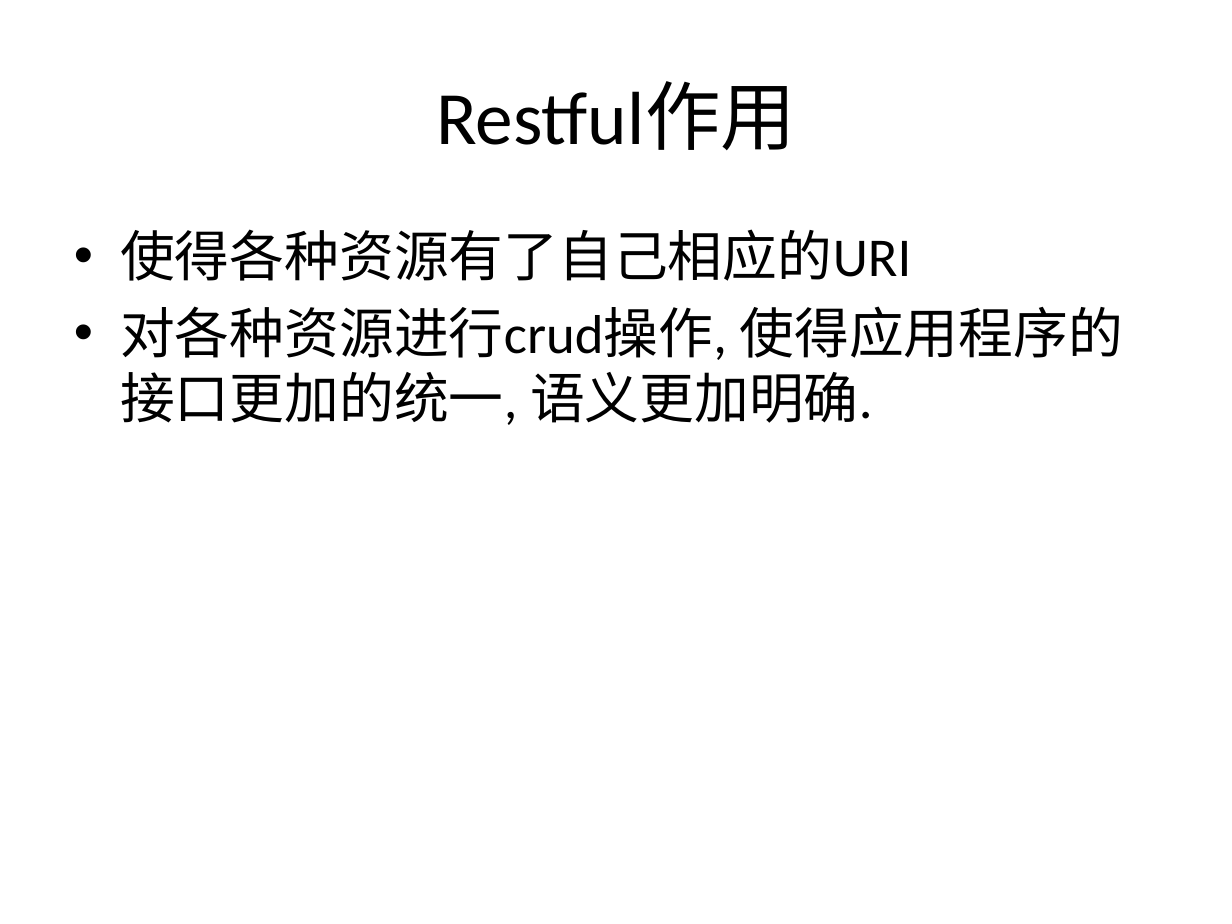
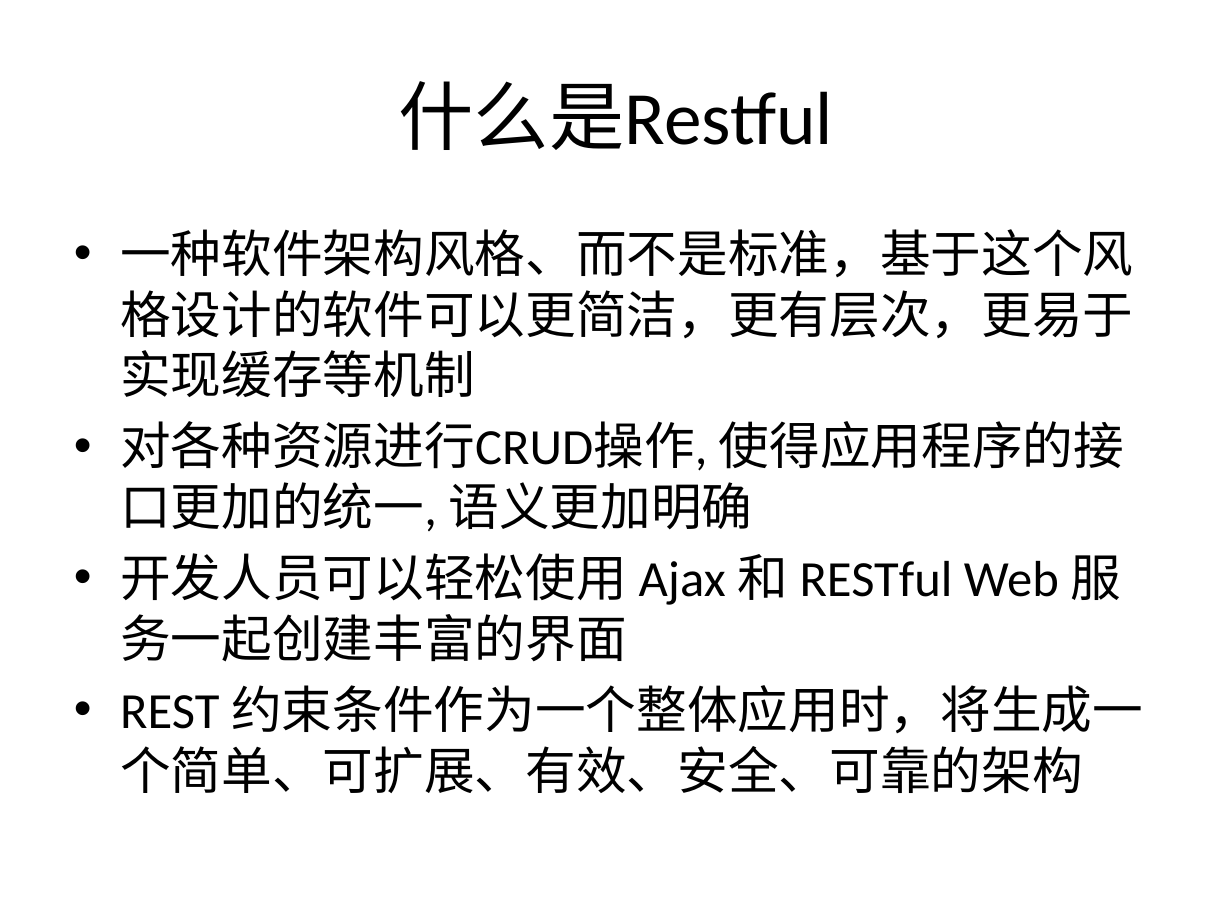
Before and after one commit to boubei-com/boubei-learn, a slide deck: slide 7 of doc/HTTP & Restful.pptx (slide 5 before the commit). Drawn at 1232x924 pixels with LibreOffice and Linux fonts; fonts in the diff are those of the drawing. Boxes give left, top, right and bottom in pixels: in the first picture for what was removed or moved away, otherwise in the second. Text is boxed around its words. In the diff, an @@ line names an element or a change of style, - is before the commit and + after.

```diff
--- a/doc/HTTP & Restful.pptx
+++ b/doc/HTTP & Restful.pptx
@@ title at box(399, 81, 834, 150): text changed @@
-Restful作用
+什么是Restful
@@ text at box(120, 229, 1143, 793): text changed; size 32 to 29.6 pt @@
-• 使得各种资源有了自己相应的URI
-• 对各种资源进行crud操作, 使得应用程序的接口更加的统一, 语义更加明确.
+• 一种软件架构风格、而不是标准，基于这个风格设计的软件可以更简洁，更有层次，更易于实现缓存等机制
+• 对各种资源进行CRUD操作, 使得应用程序的接口更加的统一, 语义更加明确
+• 开发人员可以轻松使用 Ajax 和 RESTful Web 服务一起创建丰富的界面
+• REST 约束条件作为一个整体应用时，将生成一个简单、可扩展、有效、安全、可靠的架构
```
Also in this commit, not shown: 3 slides added, 1 slide removed, 5 other files.
